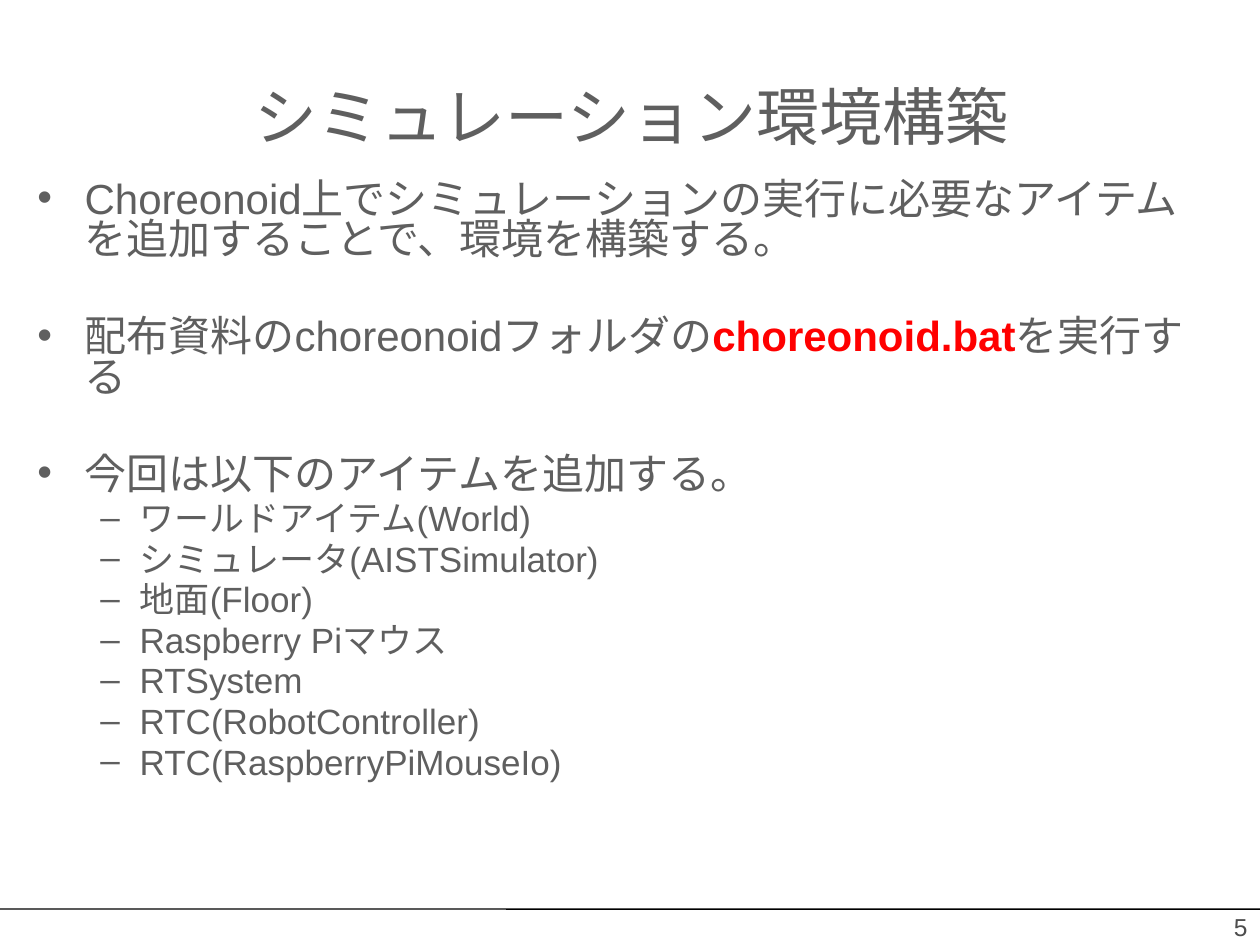
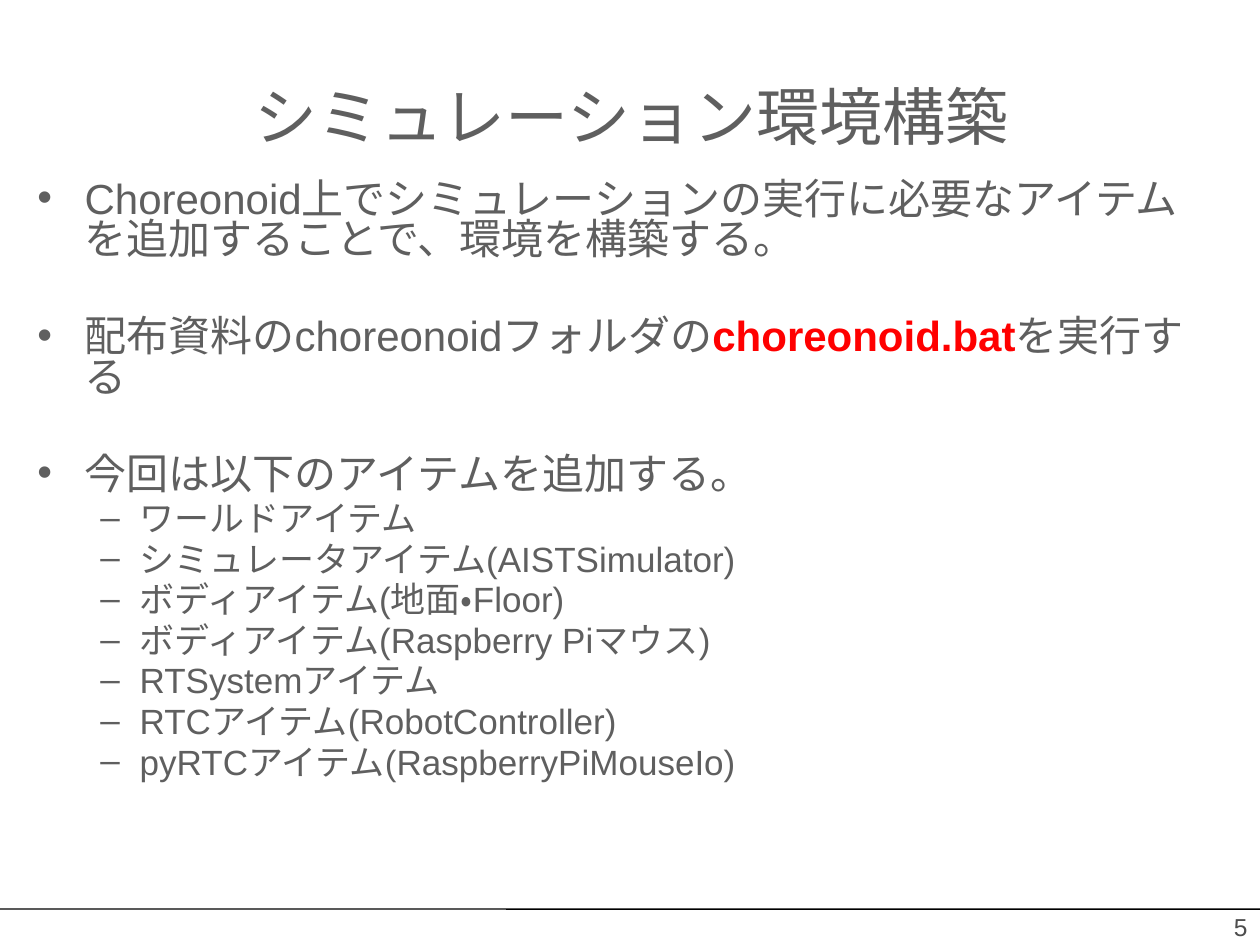
Before and after one commit to OpenRTM/RTM_Tutorial, a slide deck: slide 5 of ppt/Choreonoid入門.pptx. Drawn at 1260x945 pixels with LibreOffice and Linux fonts; fonts in the diff are those of the drawing; background and template pictures are left out. Boxes give left, top, right and bottom in pixels: in the first picture for what was removed or moved away, otherwise in the second. Text is boxed around its words. In the diff, an @@ line names an element or a change of style, - is before the commit and + after.

```diff
--- a/ppt/Choreonoid入門.pptx
+++ b/ppt/Choreonoid入門.pptx
@@ text at (140,504,736,782): text changed @@
-  – ワールドアイテム(World)
-  – シミュレータ(AISTSimulator)
-  – 地面(Floor)
-  – Raspberry Piマウス
-  – RTSystem
-  – RTC(RobotController)
-  – RTC(RaspberryPiMouseIo)
+  – ワールドアイテム
+  – シミュレータアイテム(AISTSimulator)
+  – ボディアイテム(地面・Floor)
+  – ボディアイテム(Raspberry Piマウス)
+  – RTSystemアイテム
+  – RTCアイテム(RobotController)
+  – pyRTCアイテム(RaspberryPiMouseIo)
```
Also in this commit, not shown: 15 other slides changed, 32 other files.
